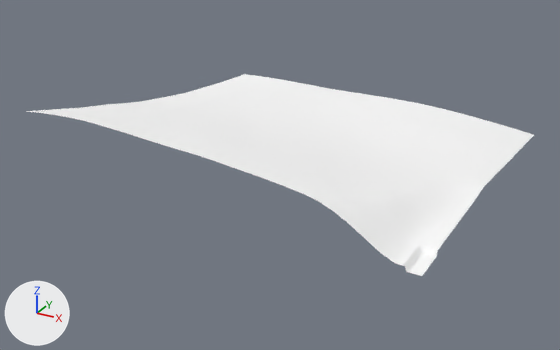
An edit to the glTF model games/yorimichi/assets/belmonte/meshes/SM_BM_BT_Terrain_1_1.glb, drawn before and after from the same camera.
Both versions are drawn from a 50 mm camera at (-416.0, -664.0, 208.0) aimed at (-650.0, -238.0, -5.0). The axes (+X, +Y, +Z) are drawn at lower left. The lights are the same throughout. The picture after the commit comes second.

In view in the first picture: 'SM_BM_BT_Terrain_1_1'.
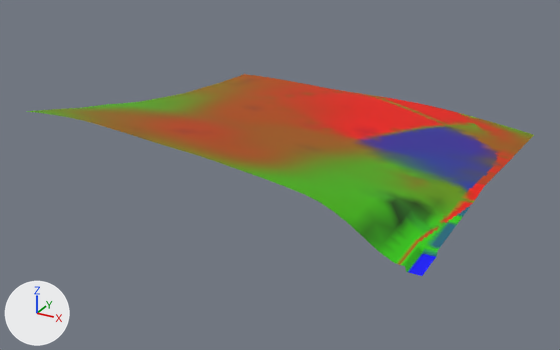
Scene script edits in JSON lines:
```json
{"block": "me_sm_bt_terrain_1_1", "where": "me_sm_bt_terrain_1_1.from_pydata(...)  # 1842 vertices, 3518 faces; spans x -768.0..-512.0, y -344.0..-88.0, z -1.0..55.0"}
{"block": "me_sm_bt_terrain_1_1", "where": "# used by ob_sm_bm_bt_terrain_1_1; location = (0.0, 0.0, 0.0)"}
{"block": "me_sm_bt_terrain_1_1", "change": "me_sm_bt_terrain_1_1 part 1: 795 faces centred in x -766.0..-513.0, y -344.0..-91.0, z 1.0..54.0 are repainted in the vertex colours; the middle colour goes from white #ffffff to green #3ab100"}
{"block": "me_sm_bt_terrain_1_1", "change": "me_sm_bt_terrain_1_1 part 2: 583 faces centred in x -734.0..-513.0, y -316.0..-89.0, z 5.0..45.0 are repainted in the vertex colours; the middle colour goes from white #ffffff to orange #c03f00"}
{"block": "me_sm_bt_terrain_1_1", "change": "me_sm_bt_terrain_1_1 part 3: 700 faces centred in x -766.0..-513.0, y -339.0..-89.0, z 3.0..52.0 are repainted in the vertex colours; the middle colour goes from white #ffffff to brown #a85600"}
{"block": "me_sm_bt_terrain_1_1", "change": "me_sm_bt_terrain_1_1 part 4: 432 faces centred in x -678.0..-513.0, y -288.0..-89.0, z 6.0..18.0 are repainted in the vertex colours; the middle colour goes from white #ffffff to red #e71800"}
{"block": "me_sm_bt_terrain_1_1", "change": "me_sm_bt_terrain_1_1 part 5: 1008 faces centred in x -766.0..-513.0, y -344.0..-89.0, z 1.0..54.0 are repainted in the vertex colours; the middle colour goes from white #ffffff to greyish green #51553f"}
```

Where the change shows, as pixel boxes (x1, y1, x2, y2) in the pictures (560 x 350 px):
```json
{"part": 1, "of": "me_sm_bt_terrain_1_1", "change": "recoloured", "before": [27, 96, 524, 272], "after": [27, 96, 524, 272]}
{"part": 2, "of": "me_sm_bt_terrain_1_1", "change": "recoloured", "before": [153, 79, 515, 241], "after": [153, 79, 515, 241]}
{"part": 3, "of": "me_sm_bt_terrain_1_1", "change": "recoloured", "before": [106, 74, 528, 240], "after": [106, 74, 528, 240]}
{"part": 4, "of": "me_sm_bt_terrain_1_1", "change": "recoloured", "before": [309, 93, 500, 222], "after": [309, 93, 500, 222], "on screen": "white to red"}
{"part": 5, "of": "me_sm_bt_terrain_1_1", "change": "recoloured", "before": [50, 81, 534, 276], "after": [50, 81, 534, 276]}
```
